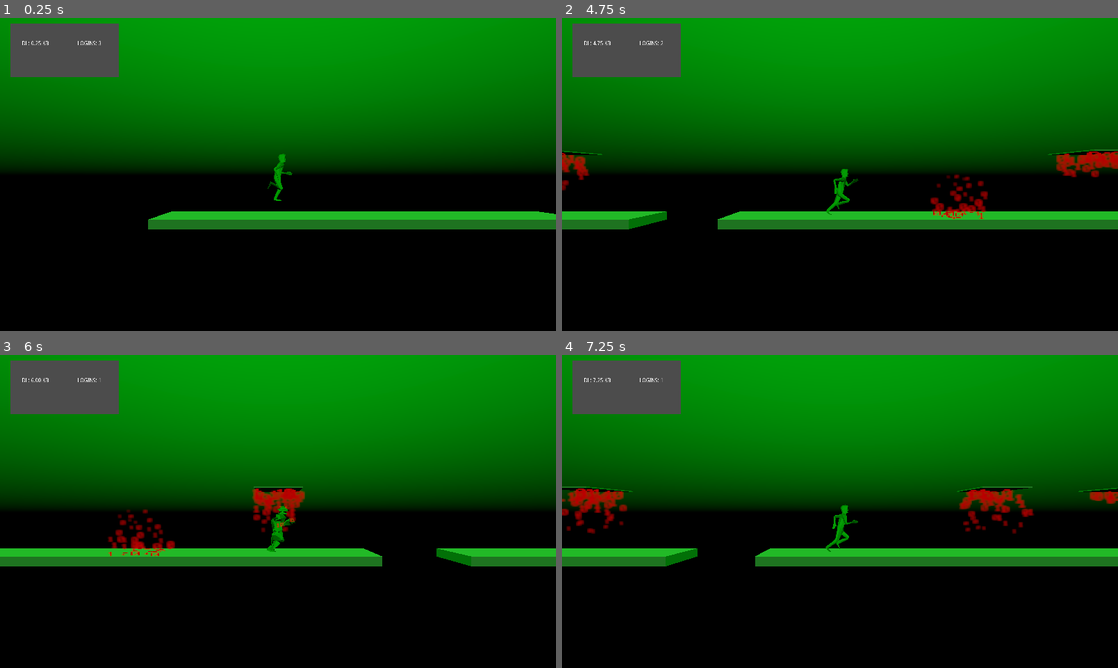
Above: before the commit, frames 1-4 (two rows, left to right).
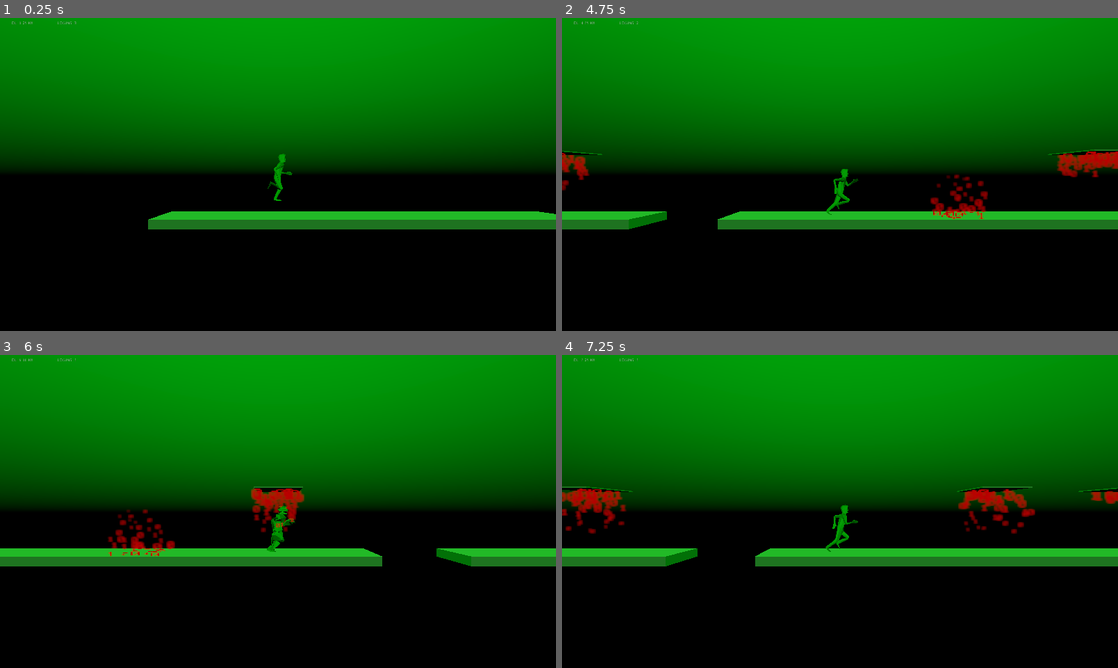
Above: after the commit, the same moments.

Repository: Inglo-Games/EndlessHacker
Game: Godot game, scene res://scenes/game_world.tscn
Two runs of this game, one before a commit and one after it. Both use one fixed random seed, a clock stepped at 60 frames per second and the inputs below.
Inputs (mouse positions are in pixels of both pictures, inside the frame that each line leads up to):
- Up to frame 1 (0.25 s): no input
- Up to frame 2 (4.75 s): move the mouse to (962, 158) at 0.52 s; tap S (slide) at 0.6, 2.1, 3.6 s; click (962, 158) at 0.67 s; tap Space (jump) at 0.77, 3.77 s; drag from (728, 190) to (812, 237) at 1.27 s; move the mouse to (895, 105) at 2.02 s; click (895, 105) at 2.17 s; drag from (812, 237) to (673, 127) at 2.77 s; move the mouse to (1006, 221) at 3.52 s; click (1006, 221) at 3.67 s; drag from (673, 127) to (756, 96) at 4.27 s
- Up to frame 3 (6 s): move the mouse to (305, 511) at 5.02 s; tap S (slide) at 5.1 s; click (305, 511) at 5.17 s; drag from (194, 433) to (166, 527) at 5.77 s
- Up to frame 4 (7.25 s): move the mouse to (962, 495) at 6.52 s; tap S (slide) at 6.6 s; click (962, 495) at 6.67 s; tap Space (jump) at 6.77 s

The runs differ from the first frame. In frame 1, 3.4% of the frame differs, in the area x 1-22%, y 1-19%; in frame 2, 3.6%; in frame 3, 3.7%; in frame 4, 4.3%, in the area x 0-100%, y 1-58%.

Commit message:
Change GUI to not use a floating quad mesh

Diff:
--- a/game/scenes/game_world.tscn
+++ b/game/scenes/game_world.tscn
@@ -43,7 +43,6 @@
 transform = Transform( -6.51683e-08, 0, 0.4, 0, 0.4, 0, -0.4, 0, -6.51683e-08, 0, 3, 0 )
 
 [node name="gui" parent="." instance=ExtResource( 4 )]
-transform = Transform( 3, 0, 0, 0, 1.5, 0, 0, 0, 1, -5.93, 5.45, 3.82 )
 
 [node name="blocks" type="Spatial" parent="."]
 script = ExtResource( 1 )
--- a/game/scenes/gui.tscn
+++ b/game/scenes/gui.tscn
@@ -1,57 +1,38 @@
-[gd_scene load_steps=5 format=2]
+[gd_scene load_steps=2 format=2]
 
 [ext_resource path="res://scripts/gui.gd" type="Script" id=1]
 
-[sub_resource type="QuadMesh" id=1]
+[node name="gui" type="Control"]
+script = ExtResource( 1 )
+__meta__ = {
+"_edit_use_anchors_": false
+}
 
-[sub_resource type="ViewportTexture" id=2]
-viewport_path = NodePath("Viewport")
+[node name="hbox" type="HBoxContainer" parent="."]
+anchor_right = 1.0
+anchor_bottom = 1.0
+margin_right = 304.0
+margin_bottom = 32.0
+alignment = 1
+__meta__ = {
+"_edit_use_anchors_": false
+}
 
-[sub_resource type="SpatialMaterial" id=3]
-resource_local_to_scene = true
-flags_unshaded = true
-flags_albedo_tex_force_srgb = true
-albedo_texture = SubResource( 2 )
-
-[node name="gui" type="Spatial"]
-script = ExtResource( 1 )
-
-[node name="Viewport" type="Viewport" parent="."]
-size = Vector2( 300, 128 )
-hdr = false
-usage = 0
-render_target_v_flip = true
-render_target_update_mode = 3
-
-[node name="Control" type="Control" parent="Viewport"]
-self_modulate = Color( 1, 1, 1, 0 )
-margin_right = 40.0
-margin_bottom = 40.0
-
-[node name="HBoxContainer" type="HBoxContainer" parent="Viewport/Control"]
-anchor_right = 1.0
-margin_left = 32.0
-margin_top = 32.0
-margin_right = 32.0
-margin_bottom = 32.0
-
-[node name="score_label" type="Label" parent="Viewport/Control/HBoxContainer"]
+[node name="score_label" type="Label" parent="hbox"]
 margin_right = 150.0
 margin_bottom = 32.0
 rect_min_size = Vector2( 150, 32 )
 text = "dl: 9999 kb"
+align = 1
 valign = 1
 uppercase = true
 
-[node name="lives_label" type="Label" parent="Viewport/Control/HBoxContainer"]
+[node name="lives_label" type="Label" parent="hbox"]
 margin_left = 154.0
 margin_right = 304.0
 margin_bottom = 32.0
 rect_min_size = Vector2( 150, 32 )
 text = "logins: 3"
+align = 1
 valign = 1
 uppercase = true
-
-[node name="MeshInstance" type="MeshInstance" parent="."]
-mesh = SubResource( 1 )
-material/0 = SubResource( 3 )
--- a/game/scripts/gui.gd
+++ b/game/scripts/gui.gd
@@ -1,10 +1,7 @@
-extends Spatial
+extends Control
 
-onready var lives_label = $Viewport/Control/HBoxContainer/lives_label
-onready var score_label = $Viewport/Control/HBoxContainer/score_label
-
-func _ready():
-	pass
+onready var lives_label = $hbox/lives_label
+onready var score_label = $hbox/score_label
 
 func _on_update_lives(new_num : int):
 	lives_label.text = "Logins: %d" % new_num
